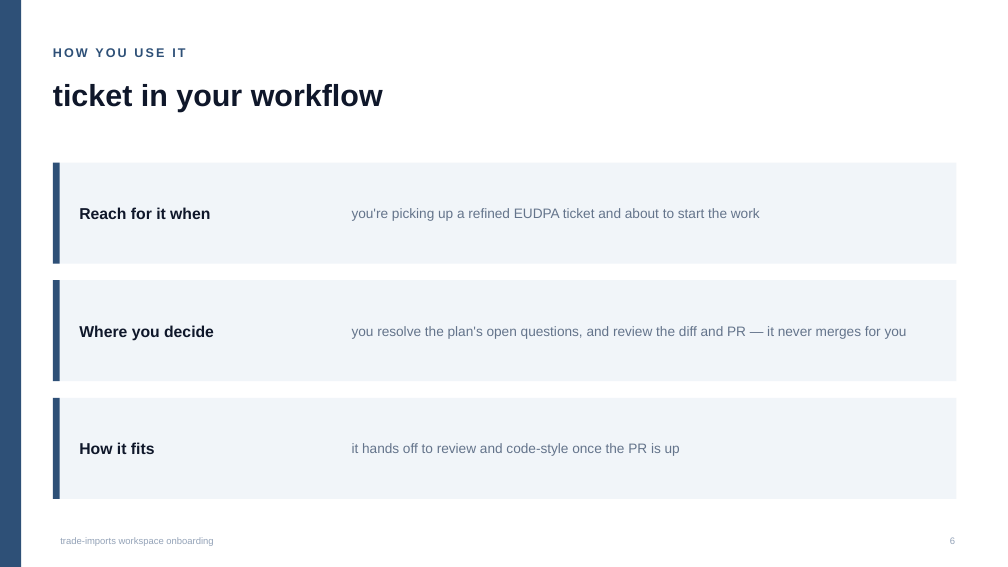
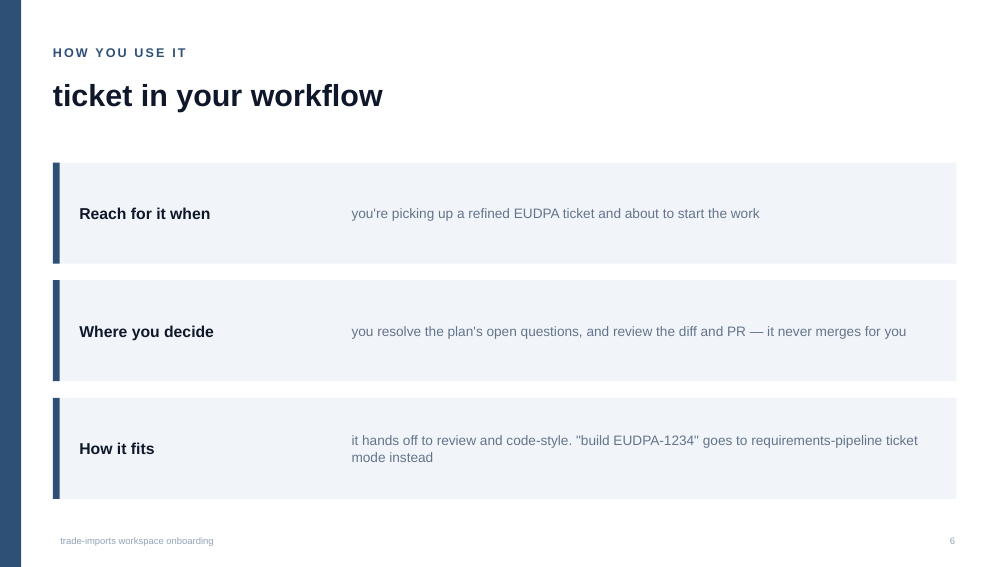
Before and after one commit to DEFRA/trade-imports-workspace, a slide deck: slide 6 of docs/onboarding/02-ticket.pptx. Drawn at 1008x567 pixels with LibreOffice and Linux fonts; fonts in the diff are those of the drawing. Boxes give left, top, right and bottom in pixels: in the first picture for what was removed or moved away, otherwise in the second. Text is boxed around its words. In the diff, an @@ line names an element or a change of style, - is before the commit and + after.

```diff
--- a/docs/onboarding/02-ticket.pptx
+++ b/docs/onboarding/02-ticket.pptx
@@ text at <box>352,435,918,462</box>: text changed @@
-it hands off to review and code-style once the PR is up
+it hands off to review and code-style. "build EUDPA-1234" goes to requirements-pipeline ticket mode instead
```
Also in this commit, not shown: 2 other slides changed, 5 other files.
